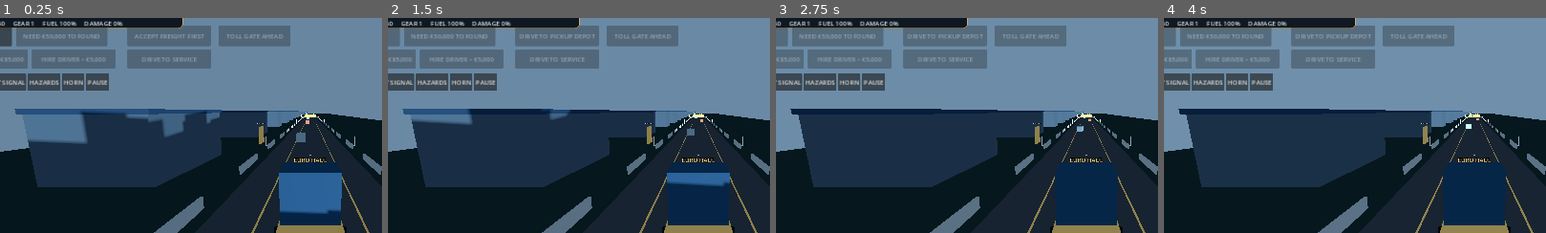
Above: before the commit, frames 1-4 (left to right).
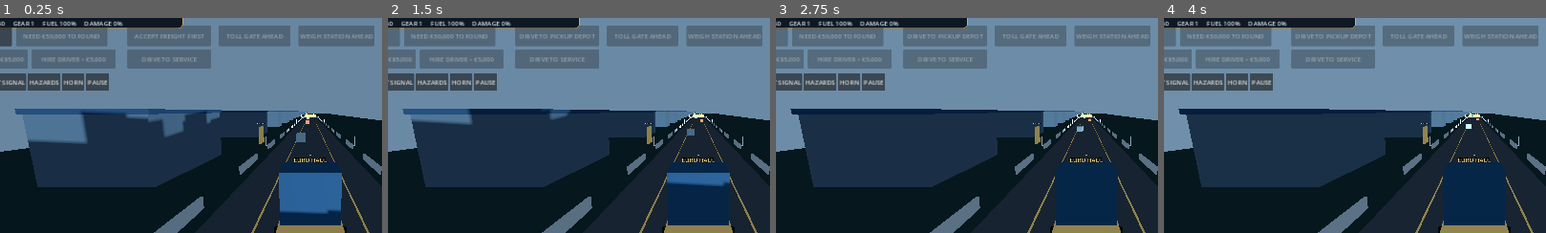
Above: after the commit, the same moments.

Repository: haseebop668-a11y/EURO-HAUL
Game: Godot game, scene res://Scenes/Main.tscn
The game is run twice, just before and just after one commit, with the same random seed, the same clock (stepped at 60 frames per second) and the same inputs.
Inputs:
- Up to frame 1 (0.25 s): no input
- Up to frame 2 (1.5 s): click "ACCEPT FREIGHT" at 0.5 s; click "◀" at 1.25 s
- Up to frame 3 (2.75 s): click "BRAKE" at 2 s
- Up to frame 4 (4 s): click "GAS" at 2.75 s; click "RETARDER" at 3.5 s
The pictures show only the part of the screen within x 9-59%, y 14-64%; the shares and areas given below are measured in that part.

The runs differ from the first frame. In frame 1, 1.7% of the frame differs, in the area x 78-98%, y 3-14%; in frame 2, 1.7%; in frame 3, 1.8%; in frame 4, 1.8%.

Commit message:
feat: add one-per-loop weigh station with gross-weight fines

Diff:
--- a/Godot/Scripts/main.gd
+++ b/Godot/Scripts/main.gd
@@ -31,6 +31,9 @@
 var toll_button: Button
 var toll_barrier_collision: CollisionShape3D
 var toll_barrier_mesh: MeshInstance3D
+var near_weigh_station := false
+var weigh_checked_this_loop := false
+var weigh_button: Button
 var touch_state := {"throttle": false, "brake": false, "left": false, "right": false, "retarder": false}
 var traffic_vehicles: Array[EuroHaulTrafficVehicle] = []
 var _last_position := Vector3.ZERO
@@ -75,6 +78,8 @@
 		current_position.z += ROAD_LENGTH
 		truck.global_position = current_position
 		_reset_toll_gate()
+		weigh_checked_this_loop = false
+		_update_weigh_button()
 	elif current_position.z > 20.0:
 		current_position.z -= ROAD_LENGTH
 		truck.global_position = current_position
@@ -93,6 +98,7 @@
 	_update_freight_action()
 	_update_service_button()
 	_update_toll_button()
+	_update_weigh_button()
 
 func _show_message(message: String, duration: float = 3.0) -> void:
 	event_message = message
@@ -189,6 +195,7 @@
 	_create_depot_area("DeliveryDepot", -820.0, false)
 	_create_service_area(-600.0)
 	_create_toll_gate(-280.0)
+	_create_weigh_station(-740.0)
 
 func _create_depot_area(depot_name: String, road_z: float, is_pickup: bool) -> void:
 	var depot := Area3D.new()
@@ -228,6 +235,72 @@
 	sign_label.font_size = 36
 	sign_label.modulate = Color("#f4f5f6")
 	add_child(sign_label)
+
+func _create_weigh_station(road_z: float) -> void:
+	var weigh_area := Area3D.new()
+	weigh_area.name = "WeighStation"
+	weigh_area.position = Vector3(0.0, 1.0, road_z)
+	weigh_area.collision_layer = 0
+	weigh_area.collision_mask = 2
+	var trigger := CollisionShape3D.new()
+	var trigger_shape := SphereShape3D.new()
+	trigger_shape.radius = 18.0
+	trigger.shape = trigger_shape
+	weigh_area.add_child(trigger)
+	weigh_area.body_entered.connect(func(body: Node3D):
+		if body == truck:
+			near_weigh_station = true
+			_update_weigh_button()
+	)
+	weigh_area.body_exited.connect(func(body: Node3D):
+		if body == truck:
+			near_weigh_station = false
+			_update_weigh_button()
+	)
+	add_child(weigh_area)
+	_add_box("Weigh Station Platform", Vector3(0.0, 0.12, road_z), Vector3(10.0, 0.08, 18.0), Color("#777f86"), false)
+	_add_box("Weigh Station Sign", Vector3(-9.0, 2.0, road_z), Vector3(0.25, 3.0, 4.0), Color("#5da68a"), false)
+	var sign_label := Label3D.new()
+	sign_label.text = "WEIGH STATION • MAX 26T"
+	sign_label.position = Vector3(-9.0, 4.0, road_z)
+	sign_label.font_size = 30
+	sign_label.modulate = Color("#f4f5f6")
+	add_child(sign_label)
+
+func _weigh_vehicle() -> void:
+	if not near_weigh_station or weigh_checked_this_loop or truck == null or career == null:
+		return
+	if absf(truck.speed_kmh) > 3.0:
+		_show_message("STOP ON THE WEIGH PLATFORM")
+		return
+	weigh_checked_this_loop = true
+	var gross_weight := 10.0 + truck.cargo_mass_tons
+	var excess_weight := maxf(0.0, gross_weight - 26.0)
+	var fine := int(ceil(excess_weight * 250.0))
+	if fine > 0:
+		var paid := mini(fine, career.game_cash)
+		if paid > 0:
+			career.spend_cash(paid)
+		_show_message("OVERWEIGHT • %.1fT • FINE €%d" % [gross_weight, paid])
+	else:
+		_show_message("WEIGH CHECK CLEAR • %.1f TONNES" % gross_weight)
+	_update_weigh_button()
+
+func _update_weigh_button() -> void:
+	if weigh_button == null or truck == null:
+		return
+	if weigh_checked_this_loop:
+		weigh_button.text = "WEIGH CHECK COMPLETE"
+		weigh_button.disabled = true
+	elif not near_weigh_station:
+		weigh_button.text = "WEIGH STATION AHEAD"
+		weigh_button.disabled = true
+	elif absf(truck.speed_kmh) > 3.0:
+		weigh_button.text = "STOP FOR WEIGHING"
+		weigh_button.disabled = true
+	else:
+		weigh_button.text = "WEIGH TRUCK"
+		weigh_button.disabled = false
 
 func _create_toll_gate(road_z: float) -> void:
 	var toll_area := Area3D.new()
@@ -570,6 +643,12 @@
 	toll_button.custom_minimum_size = Vector2(180, 52)
 	toll_button.pressed.connect(_pay_toll)
 	layer.add_child(toll_button)
+	weigh_button = Button.new()
+	weigh_button.text = "WEIGH STATION AHEAD"
+	weigh_button.position = Vector2(930, 175)
+	weigh_button.custom_minimum_size = Vector2(180, 52)
+	weigh_button.pressed.connect(_weigh_vehicle)
+	layer.add_child(weigh_button)
 	found_company_button = Button.new()
 	found_company_button.text = "FOUND COMPANY • €50,000"
 	found_company_button.position = Vector2(220, 175)
